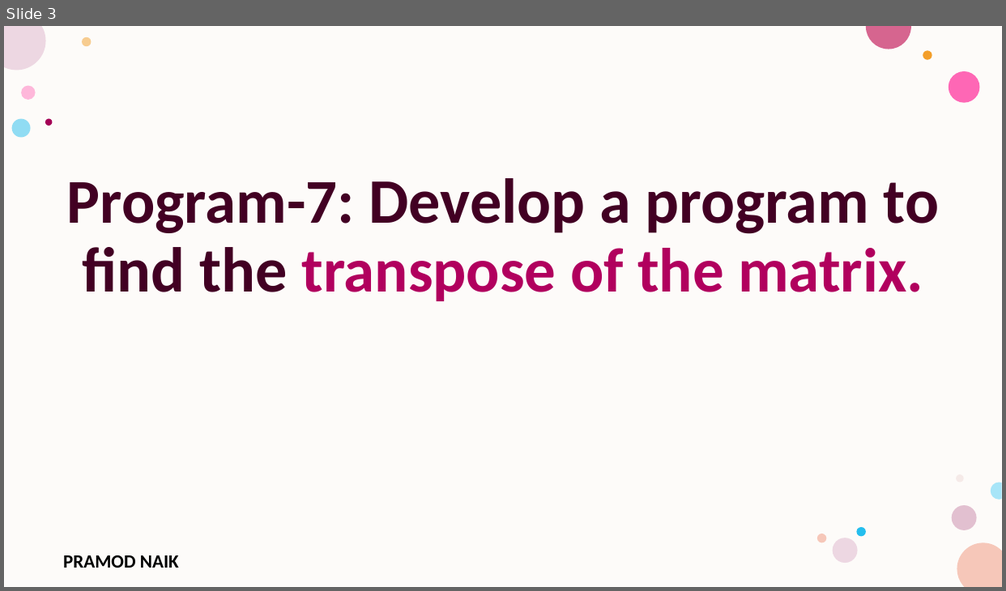
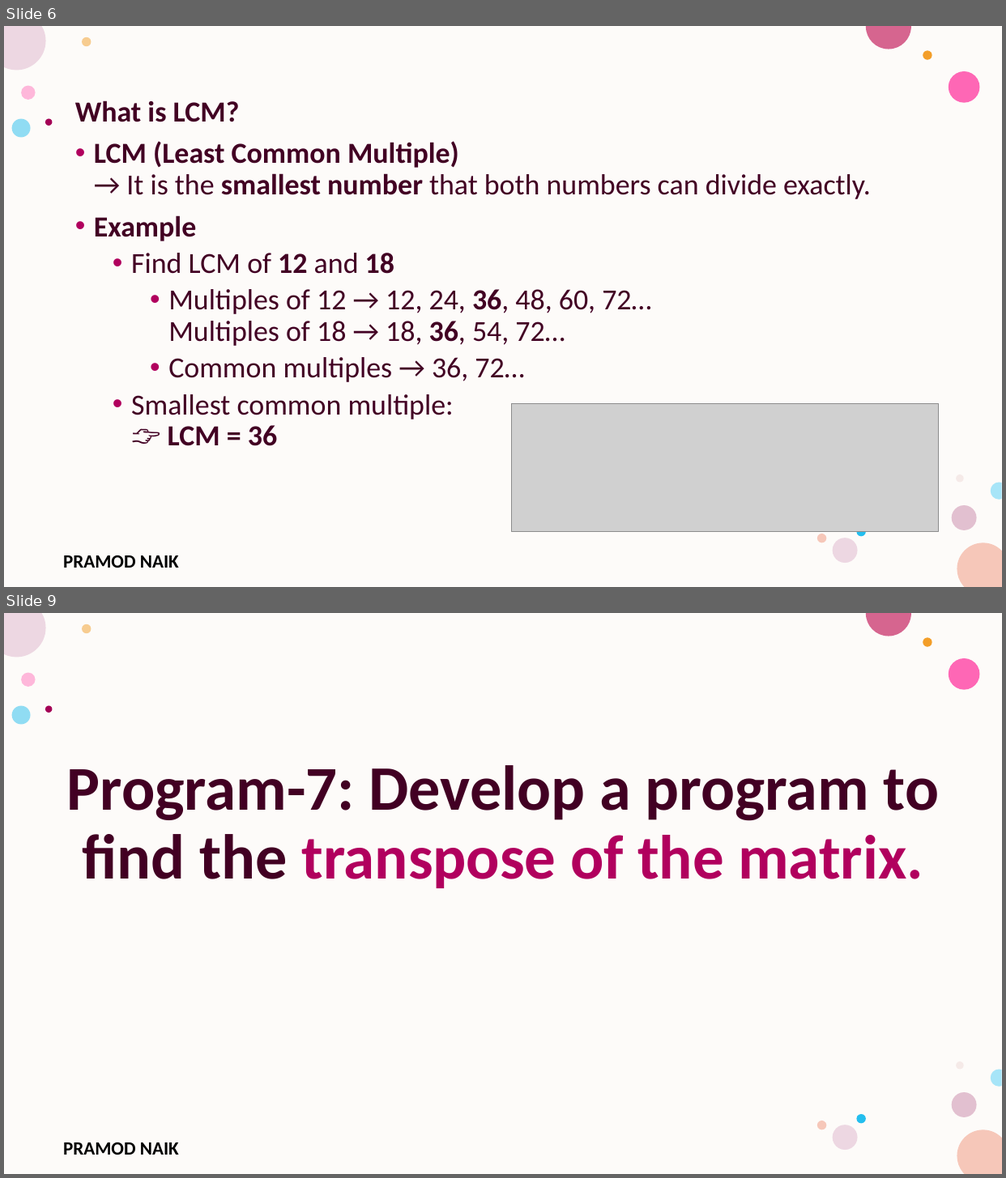
Before and after one commit to PRAMODNAIK-DEV/C-Programming-Lab-Engineering, a slide deck: Lab Programs.pptx. Shown one above the other, each under a label of ours: slide 3 before the commit, slides 6 and 9 after it; the slides between them are not shown. The pictures are 1006x591 and 1006x1178 pixels, drawn with LibreOffice and Linux fonts; fonts in the diff are those of the drawing; grey boxes stand for pictures; background and template pictures are left out. Boxes give left, top, right and bottom in pixels: in the first picture for what was removed or moved away, otherwise in the second. Text is boxed around its words. In the diff, an @@ line names an element or a change of style, - is before the commit and + after.

```diff
--- a/Lab Programs.pptx
+++ b/Lab Programs.pptx
@@ slide 6 added at (x1=4, y1=26, x2=1002, y2=587), background #FFFFFF; not listed: 17 template elements that a slide beside it also shows @@
@@ text added at (x1=75, y1=101, x2=871, y2=446), 28 pt, text #420023 @@
+What is LCM?
+• LCM (Least Common Multiple)
+  → It is the smallest number that both numbers can divide exactly.
+• Example
+  • Find LCM of 12 and 18
+    • Multiples of 12 → 12, 24, 36, 48, 60, 72…
+      Multiples of 18 → 18, 36, 54, 72…
+    • Common multiples → 36, 72…
+  • Smallest common multiple:
+    👉 LCM = 36
@@ picture added at (x1=512, y1=403, x2=938, y2=531) @@
@@ what was slide 3 is now slide 9 @@
```
Also in this commit, not shown: 5 other slides added, 2 other files.
